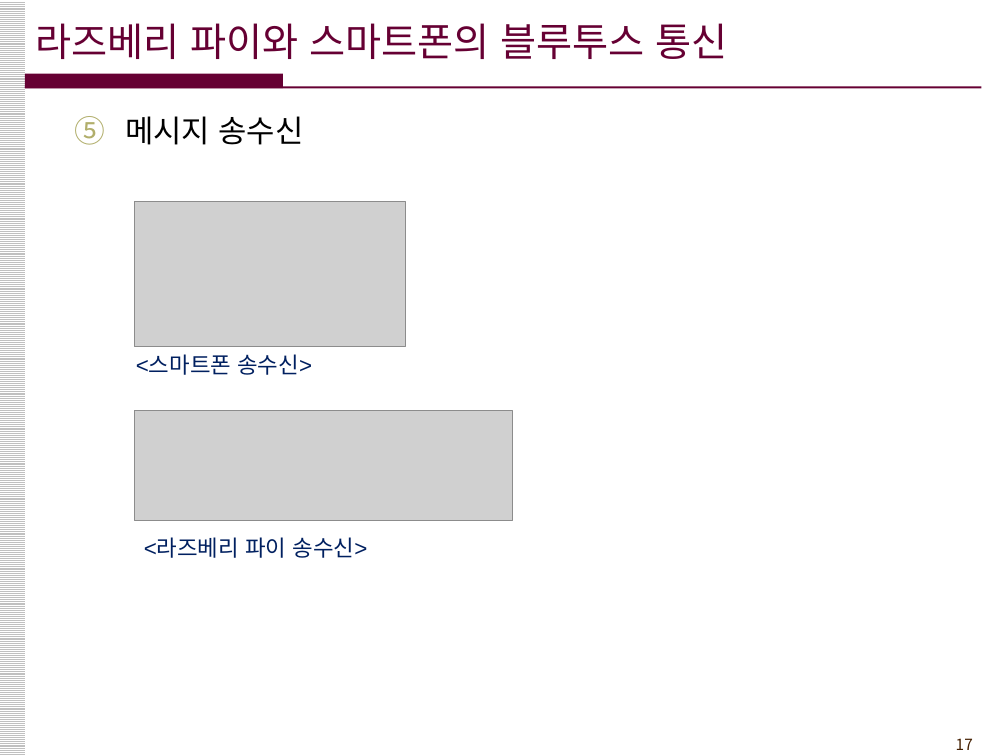
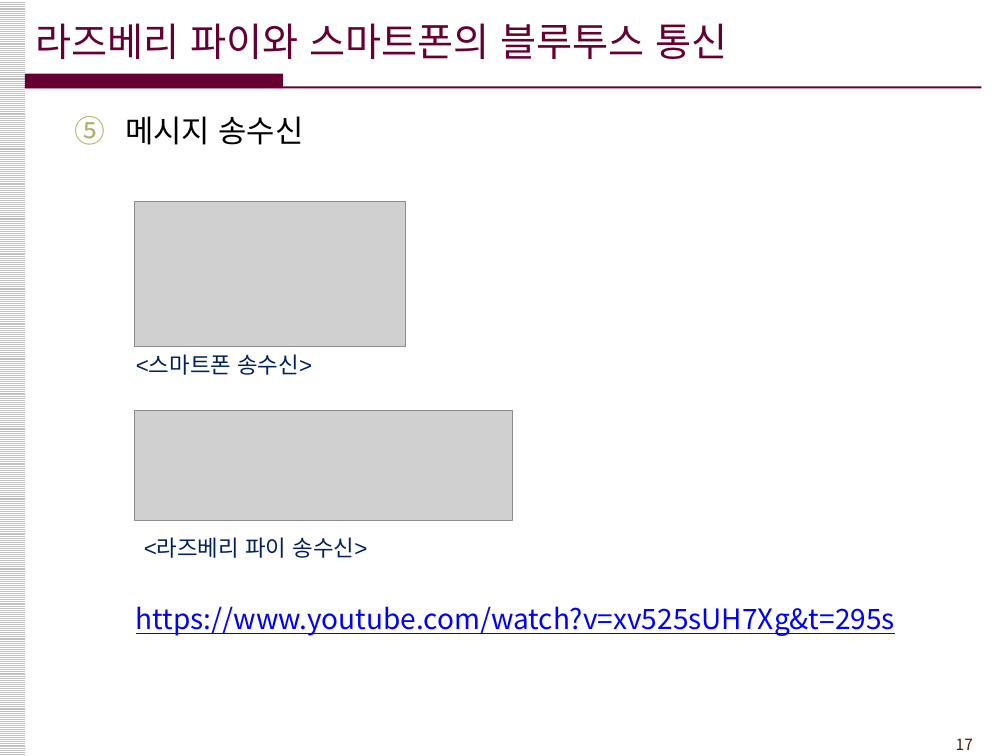
Before and after one commit to yeolkyu/Python-Network-Programming, a slide deck: slide 17 of 강의원고/7. 시리얼과 블루투스 통신 프로그래밍(특강).pptx. Drawn at 1008x756 pixels with LibreOffice and Linux fonts; fonts in the diff are those of the drawing; grey boxes stand for pictures; background and template pictures are left out. Boxes give left, top, right and bottom in pixels: in the first picture for what was removed or moved away, otherwise in the second. Text is boxed around its words. In the diff, an @@ line names an element or a change of style, - is before the commit and + after.

```diff
--- a/강의원고/7. 시리얼과 블루투스 통신 프로그래밍(특강).pptx
+++ b/강의원고/7. 시리얼과 블루투스 통신 프로그래밍(특강).pptx
@@ text added at (136,606,895,636), 20 pt, text #0000FF, underline @@
+https://www.youtube.com/watch?v=xv525sUH7Xg&t=295s
```
